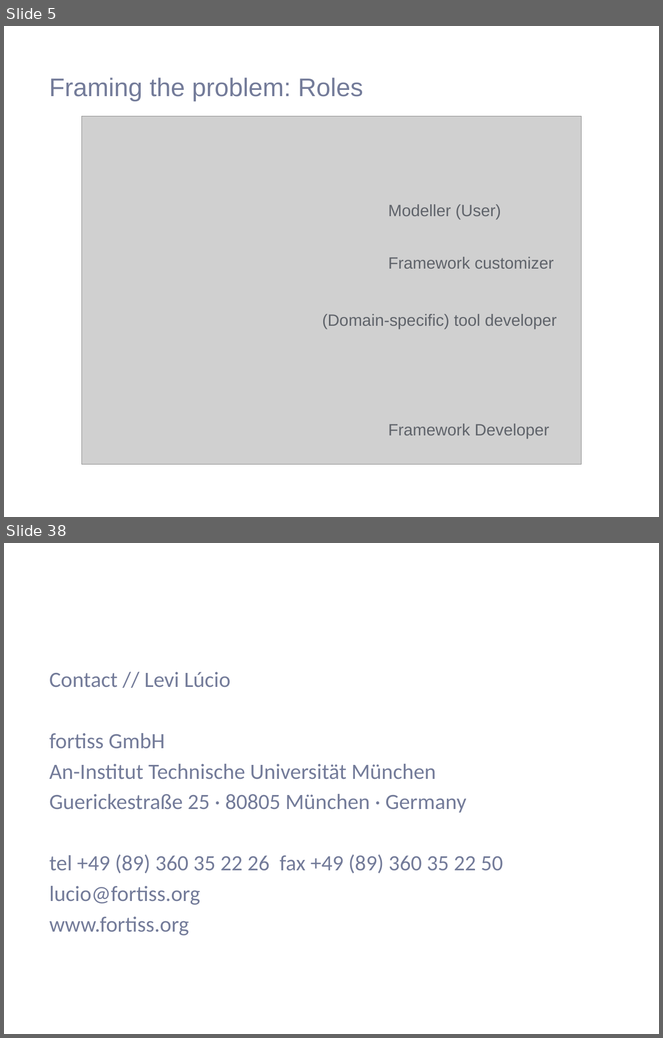
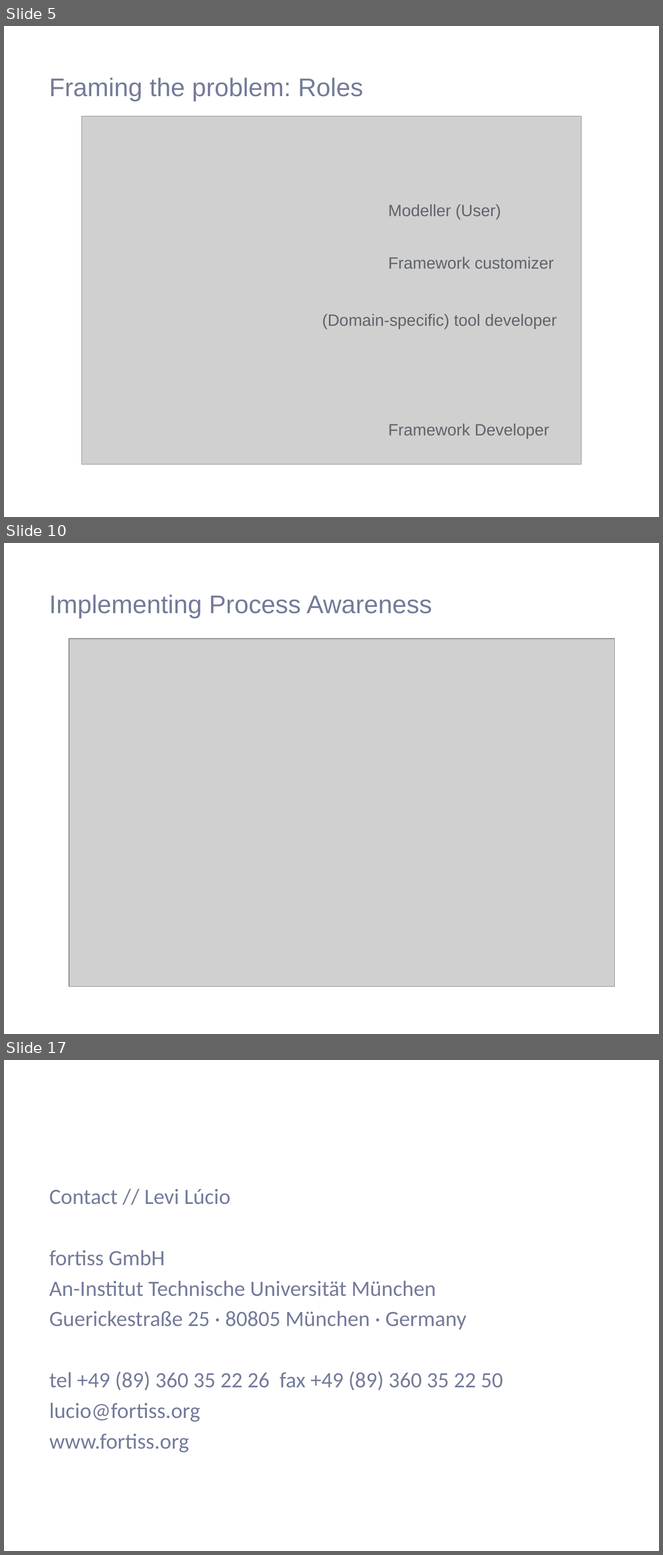
Before and after one commit to saadbinabid1/FlexMDEPaper, a slide deck: presentation/FlexMDE.pptx. Shown one above the other, each under a label of ours: slides 5 and 38 before the commit, slides 5, 10 and 17 after it; the slides between them are not shown. The pictures are 663x1038 and 663x1555 pixels, drawn with LibreOffice and Linux fonts; fonts in the diff are those of the drawing; grey boxes stand for pictures; background and template pictures are left out. Boxes give left, top, right and bottom in pixels: in the first picture for what was removed or moved away, otherwise in the second. Text is boxed around its words. In the diff, an @@ line names an element or a change of style, - is before the commit and + after.

```diff
--- a/presentation/FlexMDE.pptx
+++ b/presentation/FlexMDE.pptx
@@ slide 10 added at [4,543,659,1034], background #FFFFFF @@
@@ title added at [49,594,432,618], 28 pt, text #737B99 @@
+Implementing Process Awareness
@@ picture added at [69,639,614,987] @@
@@ what was slide 38 is now slide 17 @@
```
Also in this commit, not shown: 5 slides changed, 7 other slides added, 29 slides removed, 4 other files.
